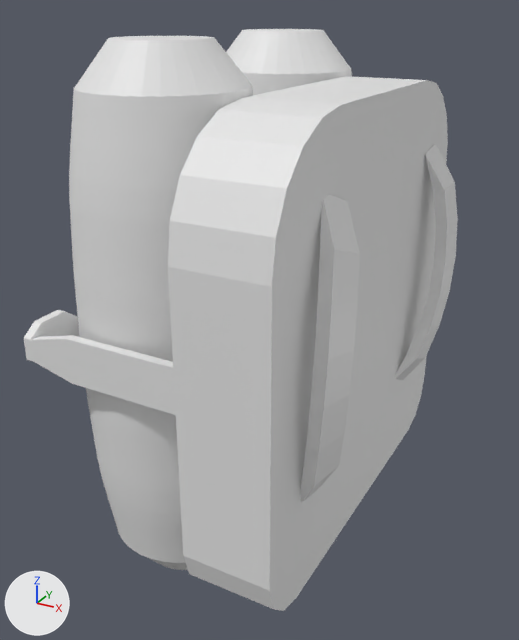
One commit to the Blender file UnityProject/Assets/Prefabs/Item/CoolantPack/CoolantPack.blend: the scene before it, then after it.
Both versions are drawn from a 50 mm lens placed at (0.684, -1.439, 0.658), pointed at (-0.078, -0.052, -0.035). The axes (+X, +Y, +Z) are drawn at lower left. The lights are the same throughout.

The scene before the commit, as lines of its bpy script (objects in view):
```python
me_cylinder = bpy.data.meshes.new('Cylinder')
me_cylinder.from_pydata(...)  # 1719 vertices, 1558 faces; spans x -1.05..1.05, y -1.05..1.05, z -0.86..0.86
me_torus_002 = bpy.data.meshes.new('Torus.002')
me_torus_002.from_pydata(...)  # 36 vertices, 32 faces; spans x -1.249..-0.795, y -0.159..0.86, z 0.125..0.252
me_torus_003 = bpy.data.meshes.new('Torus.003')
me_torus_003.from_pydata(...)  # 36 vertices, 32 faces; spans x -1.249..-0.795, y -0.159..0.86, z 0.125..0.252
ob_cylinder = bpy.data.objects.new('Cylinder', me_cylinder)
ob_cylinder.location = (-0.18, 0.25, 0.0)
ob_cylinder.scale = (0.2, 0.2, 0.6)
ob_torus_002 = bpy.data.objects.new('Torus.002', me_torus_002)
ob_torus_002.location = (-0.22, 0.19, 0.0)
ob_torus_002.rotation_euler = (-7.802, 3.403, -1.047)  # degrees (273, 195, -60)
ob_torus_002.scale = (0.6, 0.6, 0.6)
ob_torus_003 = bpy.data.objects.new('Torus.003', me_torus_003)
ob_torus_003.location = (-0.36, -0.05, 0.09)
ob_torus_003.rotation_euler = (-7.749, 6.493, 3.875)  # degrees (276, 12, 222)
ob_torus_003.scale = (0.6, 0.6, 0.6)
# also in view: 'Cylinder.004' at (-0.18, -0.25, 0.556); 'Cylinder.007' at (-0.18, 0.25, 0.556); 'Cylinder.001' at (-0.18, -0.25, 0.0); 'Cube.002' at (-0.385, -0.42, 0.0); 'Cube' at (0.09, 0.0, 0.0)
```
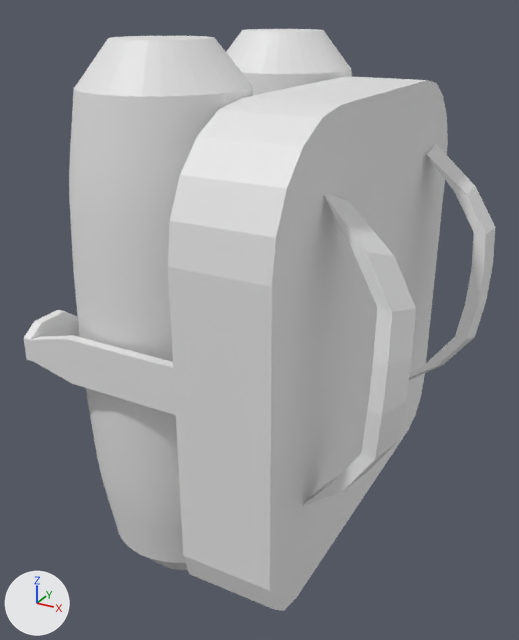
Where the change shows, as pixel boxes [x1, y1, x2, y2] in the pictures (519 x 640 px; the box of a moved part takes in the faces that stretch with it):
```json
{"object": "Torus.002", "change": "reshaped", "before": [300, 195, 360, 503], "after": [302, 194, 416, 507], "on screen": "89% wider"}
{"object": "Torus.003", "change": "reshaped", "before": [395, 144, 458, 381], "after": [409, 144, 495, 380]}
{"part": 1, "of": "me_torus_002", "change": "moved or reshaped", "before": [306, 302, 358, 451], "after": [361, 307, 416, 460]}
{"part": 2, "of": "me_torus_002", "change": "moved or reshaped", "before": [332, 250, 360, 306], "after": [367, 252, 416, 312]}
{"part": 3, "of": "me_torus_002", "change": "moved or reshaped", "before": [300, 446, 319, 503], "after": [302, 454, 374, 507]}
{"part": 4, "of": "me_torus_002", "change": "moved or reshaped", "before": [318, 200, 334, 306], "after": [324, 195, 392, 311]}
{"part": 5, "of": "me_torus_003", "change": "moved or reshaped", "before": [419, 219, 458, 328], "after": [455, 228, 495, 339]}
{"part": 6, "of": "me_torus_003", "change": "moved or reshaped", "before": [433, 189, 447, 226], "after": [455, 193, 486, 234]}
{"part": 7, "of": "me_torus_003", "change": "moved or reshaped", "before": [406, 325, 430, 359], "after": [427, 337, 467, 366]}
{"part": 8, "of": "me_torus_003", "change": "moved or reshaped", "before": [445, 183, 458, 226], "after": [468, 186, 495, 234]}
{"part": 9, "of": "me_torus_003", "change": "moved or reshaped", "before": [417, 326, 439, 359], "after": [438, 337, 474, 366]}
```

The change, as JSON lines over the scene's bpy script:
```json
{"block": "me_torus_002", "where": "me_torus_002.from_pydata(...)  # 36 vertices, 32 faces; spans x -1.249..-0.795, y -0.159..0.86, z 0.125..0.252"}
{"block": "me_torus_002", "where": "# used by ob_torus_002; location = (-0.22, 0.19, 0.0); rotation_euler = (-7.802, 3.403, -1.047), in degrees (273, 195, -60); scale = (0.6, 0.6, 0.6)"}
{"block": "me_torus_002", "change": "me_torus_002 part 1: all 16 vertices in x -1.239..-0.974, y 0.147..0.619, z 0.125..0.252 are moved by (-0.046, 0.021, 0.164)"}
{"block": "me_torus_002", "change": "me_torus_002 part 2: all 2 vertices in x -0.998, y 0.752, z 0.161 are moved by (-0.025, 0.011, 0.089)"}
{"block": "me_torus_002", "change": "me_torus_002 part 3: the 1 vertex in x -1.217, y 0.0, z 0.125 is moved by (-0.024, 0.011, 0.088)"}
{"block": "me_torus_002", "change": "me_torus_002 part 4: the 1 vertex in x -0.965, y 0.741, z 0.125 is moved by (-0.024, 0.011, 0.088)"}
{"block": "me_torus_003", "where": "me_torus_003.from_pydata(...)  # 36 vertices, 32 faces; spans x -1.249..-0.795, y -0.159..0.86, z 0.125..0.252"}
{"block": "me_torus_003", "where": "# used by ob_torus_003; location = (-0.36, -0.05, 0.09); rotation_euler = (-7.749, 6.493, 3.875), in degrees (276, 12, 222); scale = (0.6, 0.6, 0.6)"}
{"block": "me_torus_003", "change": "me_torus_003 part 5: all 16 vertices in x -1.239..-0.974, y 0.147..0.619, z 0.125..0.252 are moved by (-0.094, 0.035, 0.14)"}
{"block": "me_torus_003", "change": "me_torus_003 part 6: all 3 vertices in x -1.158..-1.125, y 0.0..0.011, z 0.217..0.252 are moved by (-0.055, 0.02, 0.082)"}
{"block": "me_torus_003", "change": "me_torus_003 part 7: all 3 vertices in x -0.925..-0.893, y 0.685..0.696, z 0.217..0.252 are moved by (-0.055, 0.02, 0.082)"}
{"block": "me_torus_003", "change": "me_torus_003 part 8: all 2 vertices in x -1.249, y 0.011, z 0.161 are moved by (-0.051, 0.019, 0.075)"}
{"block": "me_torus_003", "change": "me_torus_003 part 9: all 2 vertices in x -0.998, y 0.752, z 0.161 are moved by (-0.051, 0.019, 0.075)"}
```
